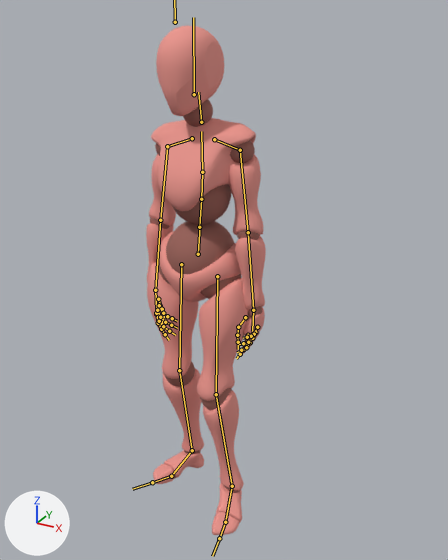
Before and after pictures for a commit that changed the FBX model ClayProject/assets/Idle.fbx.
Rendered twice from a camera (50 mm lens) standing at (1.084, -1.801, 1.847) and looking at (0.087, 0.011, 0.941). The axes (+X, +Y, +Z) are drawn at lower left. The lights are the same throughout. Both versions are drawn at frame 206 of the action 'mixamo.com'; the numbers are the values there. The bones that bend it are drawn over the model as lines.

Names of what the first picture shows: 'Beta_Joints', 'Beta_Surface'.
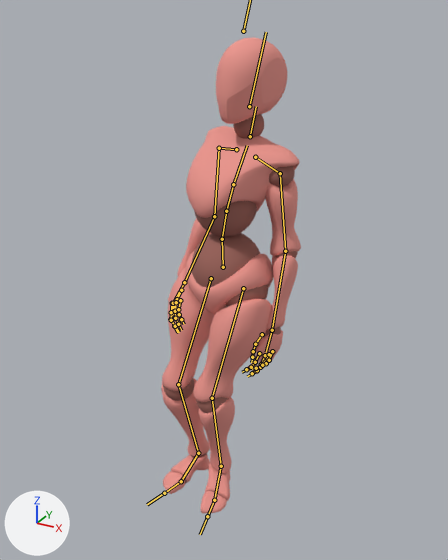
What differs and where, as boxes [x1, y1, x2, y2] in the pictures (448 x 560 px):
'Beta_Surface', posed (17% wider, 6% shorter)
    before: [146, 26, 266, 535]
    after: [161, 37, 301, 513]
'Beta_Joints', posed (20% wider)
    before: [150, 99, 262, 493]
    after: [163, 114, 298, 493]
bone 'mixamorig:Hips', root to tip
    before: (198, 254) to (200, 226)
    after: (223, 267) to (222, 238)
bone 'mixamorig:Spine', root to tip
    before: (199, 227) to (201, 199)
    after: (222, 239) to (226, 211)
bone 'mixamorig:Spine1', root to tip
    before: (201, 199) to (202, 172)
    after: (226, 211) to (233, 184)
bone 'mixamorig:Spine2', root to tip
    before: (202, 172) to (201, 131)
    after: (233, 184) to (247, 145)
bone 'mixamorig:Neck', root to tip
    before: (201, 122) to (198, 92)
    after: (250, 136) to (256, 106)
bone 'mixamorig:Head', root to tip
    before: (194, 94) to (193, 17)
    after: (249, 106) to (266, 32)
bone 'mixamorig:RightShoulder', root to tip
    before: (192, 138) to (167, 146)
    after: (236, 149) to (219, 148)
bone 'mixamorig:RightArm', root to tip
    before: (167, 146) to (160, 220)
    after: (219, 148) to (214, 216)
bone 'mixamorig:RightForeArm', root to tip
    before: (160, 220) to (155, 290)
    after: (214, 216) to (184, 282)
bone 'mixamorig:RightHand', root to tip
    before: (155, 290) to (156, 309)
    after: (184, 282) to (174, 300)
bone 'mixamorig:RightHandThumb1', root to tip
    before: (158, 299) to (162, 309)
    after: (181, 290) to (177, 299)
bone 'mixamorig:RightHandThumb2', root to tip
    before: (162, 309) to (163, 316)
    after: (177, 299) to (174, 307)
bone 'mixamorig:RightHandThumb3', root to tip
    before: (163, 316) to (162, 322)
    after: (174, 307) to (172, 314)
bone 'mixamorig:RightHandIndex1', root to tip
    before: (156, 314) to (158, 323)
    after: (172, 303) to (171, 312)
bone 'mixamorig:RightHandPinky1', root to tip
    before: (159, 305) to (163, 313)
    after: (180, 300) to (178, 309)
bone 'mixamorig:LeftShoulder', root to tip
    before: (214, 139) to (240, 150)
    after: (255, 157) to (280, 173)
bone 'mixamorig:LeftArm', root to tip
    before: (240, 150) to (248, 232)
    after: (280, 173) to (285, 251)
bone 'mixamorig:LeftForeArm', root to tip
    before: (248, 232) to (253, 310)
    after: (285, 251) to (272, 330)
bone 'mixamorig:LeftHand', root to tip
    before: (253, 310) to (252, 331)
    after: (272, 330) to (266, 352)
bone 'mixamorig:LeftHandThumb1', root to tip
    before: (245, 317) to (238, 327)
    after: (262, 334) to (255, 344)
bone 'mixamorig:LeftHandThumb2', root to tip
    before: (238, 327) to (237, 335)
    after: (255, 344) to (253, 351)
bone 'mixamorig:LeftHandThumb3', root to tip
    before: (237, 335) to (238, 342)
    after: (253, 351) to (252, 357)
bone 'mixamorig:LeftHandIndex3', root to tip
    before: (243, 349) to (240, 354)
    after: (251, 367) to (246, 369)
bone 'mixamorig:LeftHandMiddle1', root to tip
    before: (252, 334) to (250, 342)
    after: (265, 355) to (261, 364)
bone 'mixamorig:LeftHandRing1', root to tip
    before: (255, 332) to (252, 338)
    after: (269, 354) to (265, 362)
bone 'mixamorig:LeftHandPinky1', root to tip
    before: (257, 327) to (254, 334)
    after: (272, 351) to (269, 360)
bone 'mixamorig:RightUpLeg', root to tip
    before: (181, 264) to (179, 370)
    after: (211, 278) to (178, 384)
bone 'mixamorig:RightLeg', root to tip
    before: (179, 370) to (192, 450)
    after: (178, 384) to (198, 453)
bone 'mixamorig:RightFoot', root to tip
    before: (192, 450) to (171, 476)
    after: (198, 453) to (181, 481)
bone 'mixamorig:RightToeBase', root to tip
    before: (171, 476) to (152, 482)
    after: (181, 481) to (164, 493)
bone 'mixamorig:LeftUpLeg', root to tip
    before: (217, 276) to (216, 394)
    after: (243, 288) to (212, 398)
bone 'mixamorig:LeftLeg', root to tip
    before: (216, 394) to (232, 486)
    after: (212, 398) to (221, 466)
bone 'mixamorig:LeftFoot', root to tip
    before: (232, 486) to (225, 522)
    after: (221, 466) to (214, 500)

The edits, one by one:
Bone 'mixamorig:Hips' (bone_mixamorig_hips) moves from (-0.3, -0.9, 0.2) to (10.3, -3.6, 0.6).
Bone 'mixamorig:Hips' (bone_mixamorig_hips) turns from (-4, -5, -3) to (-3, -16, 4) degrees about its own x, y and z.
Bone 'mixamorig:Spine' (bone_mixamorig_spine) turns from (4, 1, 3) to (0, 1, -7) degrees about its own x, y and z.
Bone 'mixamorig:Spine1' (bone_mixamorig_spine1) turns from (1, 0, 2) to (-5, 0, -2) degrees about its own x, y and z.
Bone 'mixamorig:Spine2' (bone_mixamorig_spine2) turns from (1, 0, 2) to (-5, -1, -2) degrees about its own x, y and z.
Bone 'mixamorig:Neck' (bone_mixamorig_neck) turns from (6, 0, 0) to (8, -1, 3) degrees about its own x, y and z.
Bone 'mixamorig:Head' (bone_mixamorig_head) turns from (-9, 1, 0) to (-4, 1, 2) degrees about its own x, y and z.
Bone 'mixamorig:RightShoulder' (bone_mixamorig_rightshoulder) turns from (15, -5, -16) to (8, -2, 0) degrees about its own x, y and z.
Bone 'mixamorig:RightArm' (bone_mixamorig_rightarm) turns from (65, -12, -28) to (77, -17, 3) degrees about its own x, y and z.
Bone 'mixamorig:RightForeArm' (bone_mixamorig_rightforearm) turns from (0, 0, -7) to (0, 0, -30) degrees about its own x, y and z.
Bone 'mixamorig:RightHand' (bone_mixamorig_righthand) turns from (6, 20, 1) to (-2, -14, -3) degrees about its own x, y and z.
Bone 'mixamorig:RightHandThumb1' (bone_mixamorig_righthandthumb1) turns from (-5, -1, 0) to (-16, -1, 8) degrees about its own x, y and z.
Bone 'mixamorig:RightHandThumb2' (bone_mixamorig_righthandthumb2) turns from (-18, -4, 32) to (-6, 5, 22) degrees about its own x, y and z.
Bone 'mixamorig:RightHandThumb3' (bone_mixamorig_righthandthumb3) turns from (-18, 8, -5) to (3, 0, -5) degrees about its own x, y and z.
Bone 'mixamorig:RightHandIndex1' (bone_mixamorig_righthandindex1) turns from (7, 0, -1) to (24, -1, 4) degrees about its own x, y and z.
Bone 'mixamorig:RightHandPinky1' (bone_mixamorig_righthandpinky1) turns from (26, -1, 5) to (18, 0, 2) degrees about its own x, y and z.
Bone 'mixamorig:LeftShoulder' (bone_mixamorig_leftshoulder) turns from (12, 4, 18) to (10, 3, 3) degrees about its own x, y and z.
Bone 'mixamorig:LeftArm' (bone_mixamorig_leftarm) turns from (71, 3, 20) to (69, 16, -14) degrees about its own x, y and z.
Bone 'mixamorig:LeftForeArm' (bone_mixamorig_leftforearm) turns from (0, 0, 2) to (0, 0, 23) degrees about its own x, y and z.
Bone 'mixamorig:LeftHand' (bone_mixamorig_lefthand) turns from (4, -34, 2) to (3, 12, 7) degrees about its own x, y and z.
Bone 'mixamorig:LeftHandThumb1' (bone_mixamorig_lefthandthumb1) turns from (-5, 1, -2) to (-13, -5, -17) degrees about its own x, y and z.
Bone 'mixamorig:LeftHandThumb2' (bone_mixamorig_lefthandthumb2) turns from (-18, 6, -28) to (-2, -3, -19) degrees about its own x, y and z.
Bone 'mixamorig:LeftHandThumb3' (bone_mixamorig_lefthandthumb3) turns from (-14, -8, 4) to (-2, -15, -13) degrees about its own x, y and z.
Bone 'mixamorig:LeftHandIndex3' (bone_mixamorig_lefthandindex3) turns from (8, 0, -1) to (21, 0, -3) degrees about its own x, y and z.
Bone 'mixamorig:LeftHandMiddle1' (bone_mixamorig_lefthandmiddle1) turns from (16, 0, -3) to (8, 0, 0) degrees about its own x, y and z.
Bone 'mixamorig:LeftHandRing1' (bone_mixamorig_lefthandring1) turns from (21, 0, -4) to (14, 0, -1) degrees about its own x, y and z.
Bone 'mixamorig:LeftHandPinky1' (bone_mixamorig_lefthandpinky1) turns from (27, 1, -6) to (15, 1, -6) degrees about its own x, y and z.
Bone 'mixamorig:RightUpLeg' (bone_mixamorig_rightupleg) turns from (0, 11, 3) to (15, 9, -8) degrees about its own x, y and z.
Bone 'mixamorig:RightLeg' (bone_mixamorig_rightleg) turns from (-9, 9, -4) to (-30, -7, 0) degrees about its own x, y and z.
Bone 'mixamorig:RightFoot' (bone_mixamorig_rightfoot) turns from (5, 3, 1) to (13, 1, 6) degrees about its own x, y and z.
Bone 'mixamorig:RightToeBase' (bone_mixamorig_righttoebase) turns from (7, 0, 0) to (1, 0, 0) degrees about its own x, y and z.
Bone 'mixamorig:LeftUpLeg' (bone_mixamorig_leftupleg) turns from (8, -16, 8) to (12, -1, -11) degrees about its own x, y and z.
Bone 'mixamorig:LeftLeg' (bone_mixamorig_leftleg) turns from (-12, -1, 4) to (-25, -9, 2) degrees about its own x, y and z.
Bone 'mixamorig:LeftFoot' (bone_mixamorig_leftfoot) turns from (-1, -6, -4) to (10, -9, 19) degrees about its own x, y and z.
